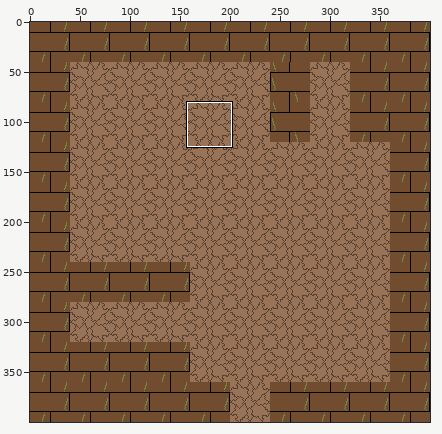
Sprite sheet, stored at data/fondos/pantalla_4.png. Above: a wide view before the commit, with the close-up outlined.
Close-up. First the earlier version:
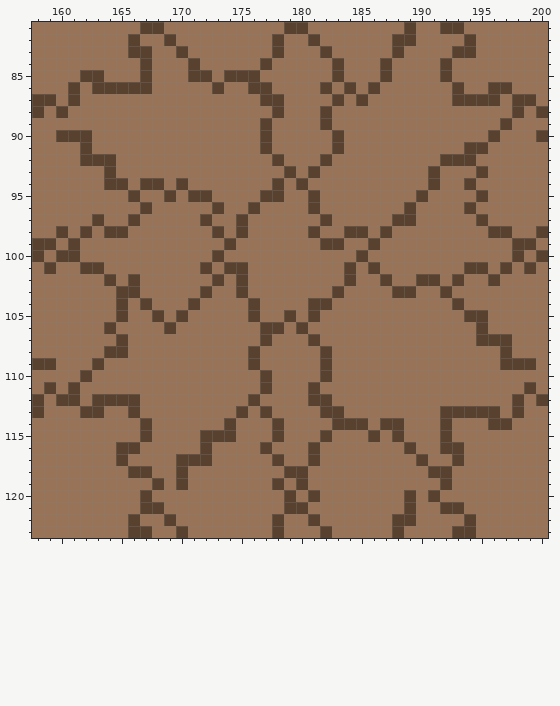
The file is 400x400 pixels. Colours within 5 levels of each other are drawn and written as one. Shown: x 158..200, y 81..123.
Now the later version:
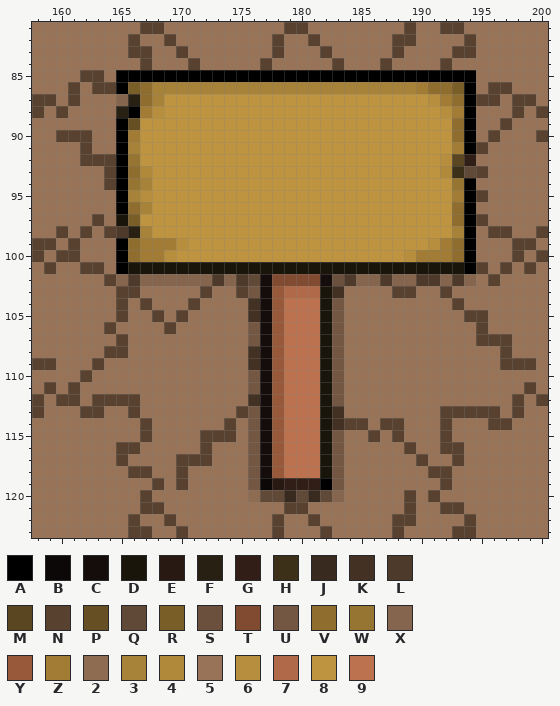
Palette (. is transparent): A #000000  B #0b0807  C #140d0b  D #19150b  E #291913  F #292014  G #311e16  H #3d3018  J #382a1e  K #433124  L #4e3a2a  M #5a4621  N #59412f  P #664f22  Q #604937  R #7a5e28  S #6a503d  T #814b31  U #735742  V #8e6d2e  W #967432  X #85654d  Y #98593b  Z #a27c34  2 #8e6c52  3 #a78239  4 #b0893b  5 #987357  6 #b78e3d  7 #b16a49  8 #be9440  9 #bc724f
The exact change:
@@ x 158..200 @@
  84 555555555N555N55555N55555N555N5555N55555555
- 85 5555NN555N555NN5NNN555555N555N5555N55555555
- 86 555N5NNNNN55555N55NN5555N5N5N555555N55NN555
- 87 NN5N555555555555555NN5555N5N5555555NNNN5NN5
- 88 N5N55555555555555555N555N555555555555555N5N
- 89 5555555555555555555N5555N55555555555555N555
- 90 55NNN55555555555555N55555N555555555555N555N
- 91 5555N55555555555555N55555N5555555555NN55555
- 92 5555NNN5555555555555N555N555555555NNN555555
- 93 555555N55555555555555N5N555555555N555N55555
- 94 555555NN5NN5N5555555N5N5555555555N55N555555
- 95 55555555N55N5NN5555NN55N55555555N5555N55555
- 96 555555555N55555N55N5555N5555555N5555N555555
- 97 55555N55N55555N55N555555N55555NN55555N55555
- 98 55N5N5NN5555555N5N55555N55NN5N55555555NN55N
- 99 NN5N555555555555N5555555NN55N55555555555NN5
-100 N5NN55555555555N55555555555N555555555555N5N
-101 5N55NN55555555N5NN55555555N5N5555555NN5N5N5
-102 555555N5N555555N5N55555555N55N55NN5N55N5555
-103 5555555NN55555N55N5555555N5555NN55N55555555
-104 5555555N5N555N5555N5555NN5555555555N5555555
-105 5555555N55N5N55555N55N5N555555555555NN55555
-106 555555N5555N5555555NN5N55555555555555N55555
-107 5555555N55555555555N555N5555555555555NNN555
-108 555555NN5555555555N55555N55555555555555N555
-109 NN555N555555555555N55555N55555555555555NNN5
-110 5555N55555555555555N5555N555555555555555555
-111 5N5N555555555555555N555N55555555555555555N5
-112 N5NN5NNNN555555555N5555NN555555555555555N5N
-113 N555NN55N55555555N5N5555NN55555555NNNNN5N55
-114 555555555N555555N555N5555NNN5NN555N555NN555
-115 555555555N5555NNN555N555N555N5N555N55555555
-116 5555555NN55555N5555N555N5555555N55NN5555555
-117 5555555N5555NNN55555N55N55555555N55N5555555
-118 55555555NN55N55555555NN5555555555NN55555555
-119 5555555555N5N5555555N5N55555555555N55555555
-120 555555555N55555555555N5N5555555N5N555555555
+ 85 5555NN5AAAAAAAAAAAAAAAAAAAAAAAAAAAAAA555555
+ 86 555N5NNARV3333333333333333333333ZVVRA5NN555
+ 87 NN5N555XFV388888888888888888888886ZVANN5NN5
+ 88 N5N5555FAZ6888888888888888888888886ZA555N5N
+ 89 5555555AP88888888888888888888888888VA55N555
+ 90 55NNN55AZ88888888888888888888888888VA5N555N
+ 91 5555N55A388888888888888888888888888ZAN55555
+ 92 5555NNNAW88888888888888888888888886MG555555
+ 93 555555NAV48888888888888888888888884HQN55555
+ 94 555555NAW38888888888888888888888888WA555555
+ 95 5555555A368888888888888888888888888ZAN55555
+ 96 5555555AV38888888888888888888888888VA555555
+ 97 55555N5DR88888888888888888888888888VAN55555
+ 98 55N5N5NLF388888888888888888888888883A5NN55N
+ 99 NN5N555AVZZZ6888888888888888888886ZVA555NN5
+100 N5NN555AVZZ688888888888888888886ZZZVA555N5N
+101 5N55NN5ADDDDDDDDDDDDDDDDDDDDDDDDDDDDAN5N5N5
+102 555555NXLXXXXXXLXLQCTTTTCSLXXLXXLLXLX5N5555
+103 5555555NN55555N55NUCY777DK5555NN55N55555555
+104 5555555N5N555N5555KCY999DU555555555N5555555
+105 5555555N55N5N55555KCY999DU5555555555NN55555
+106 555555N5555N555555UCY999DU55555555555N55555
+107 5555555N5555555555UCY999DU55555555555NNN555
+108 555555NN5555555555KCY999DU5555555555555N555
+109 NN555N555555555555KCY999DU5555555555555NNN5
+110 5555N5555555555555UCY999DU55555555555555555
+111 5N5N55555555555555UCY999DU555555555555555N5
+112 N5NN5NNNN555555555KCY999DU55555555555555N5N
+113 N555NN55N55555555NUCY999DK55555555NNNNN5N55
+114 555555555N555555N5UCY999DKNN5NN555N555NN555
+115 555555555N5555NNN5UCY999DU55N5N555N55555555
+116 5555555NN55555N555UCY999DU55555N55NN5555555
+117 5555555N5555NNN555UCY999DU555555N55N5555555
+118 55555555NN55N55555UCY999DU5555555NN55555555
+119 5555555555N5N55555UBEGGGAU55555555N55555555
+120 555555555N555555552QQJQJQX55555N5N555555555
 121 555555555NN5555555555NN55555555N55NN5555555
Changed places in both close-ups, as pixel boxes (x1, y1, x2, y2):
changed: (116, 70, 476, 502)
